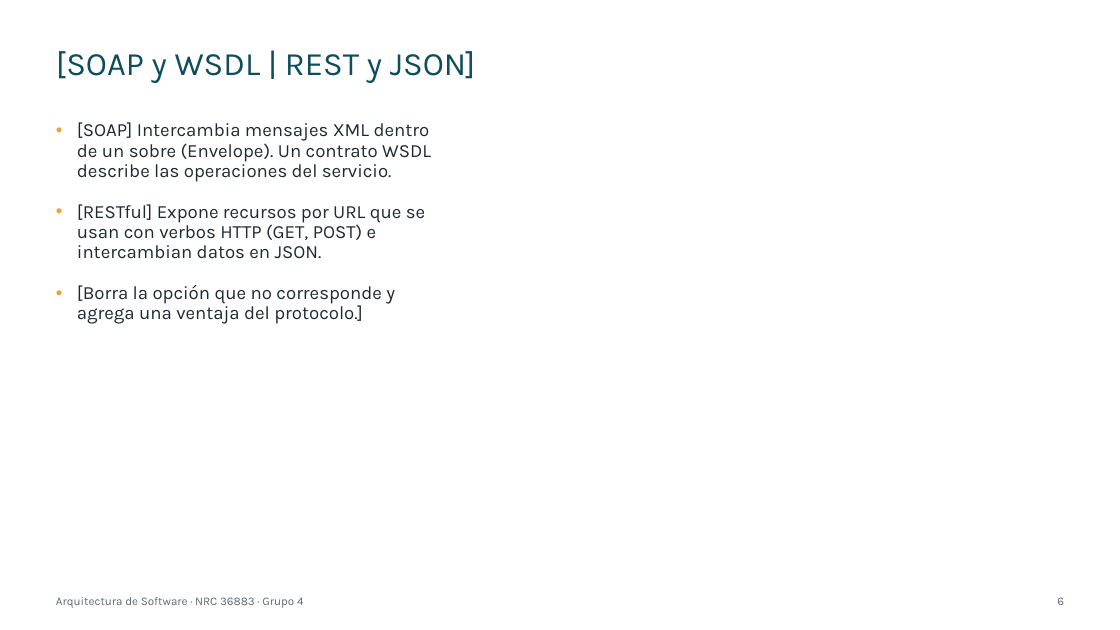
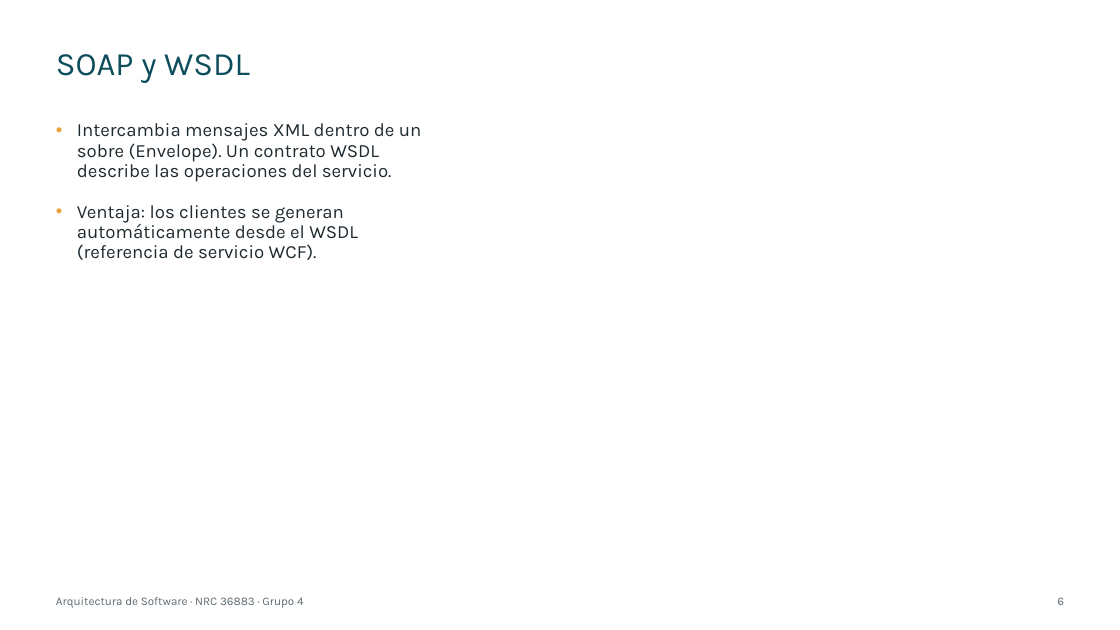
Before and after one commit to IMarcusDev/TI.1.2.-PAO202651_SOAP_DOTNET_SINBDD_NRC_36883_GR04, a slide deck: slide 6 of 05. DOCUMENTACION/PRESENTACION TI.1.2. SOAP sin BDD en DOTNET GR4.pptx. Drawn at 1120x630 pixels with LibreOffice and Linux fonts; fonts in the diff are those of the drawing. Boxes give left, top, right and bottom in pixels: in the first picture for what was removed or moved away, otherwise in the second. Text is boxed around its words. In the diff, an @@ line names an element or a change of style, - is before the commit and + after.

```diff
--- a/05. DOCUMENTACION/PRESENTACION TI.1.2. SOAP sin BDD en DOTNET GR4.pptx
+++ b/05. DOCUMENTACION/PRESENTACION TI.1.2. SOAP sin BDD en DOTNET GR4.pptx
@@ title at box(56, 54, 250, 83): text changed @@
-[SOAP y WSDL | REST y JSON]
+SOAP y WSDL
@@ text at box(77, 123, 422, 260): text changed @@
-• [SOAP] Intercambia mensajes XML dentro de un sobre (Envelope). Un contrato WSDL describe las operaciones del servicio.
-• [RESTful] Expone recursos por URL que se usan con verbos HTTP (GET, POST) e intercambian datos en JSON.
-• [Borra la opción que no corresponde y agrega una ventaja del protocolo.]
+• Intercambia mensajes XML dentro de un sobre (Envelope). Un contrato WSDL describe las operaciones del servicio.
+• Ventaja: los clientes se generan automáticamente desde el WSDL (referencia de servicio WCF).
```
Also in this commit, not shown: 27 other slides changed.
